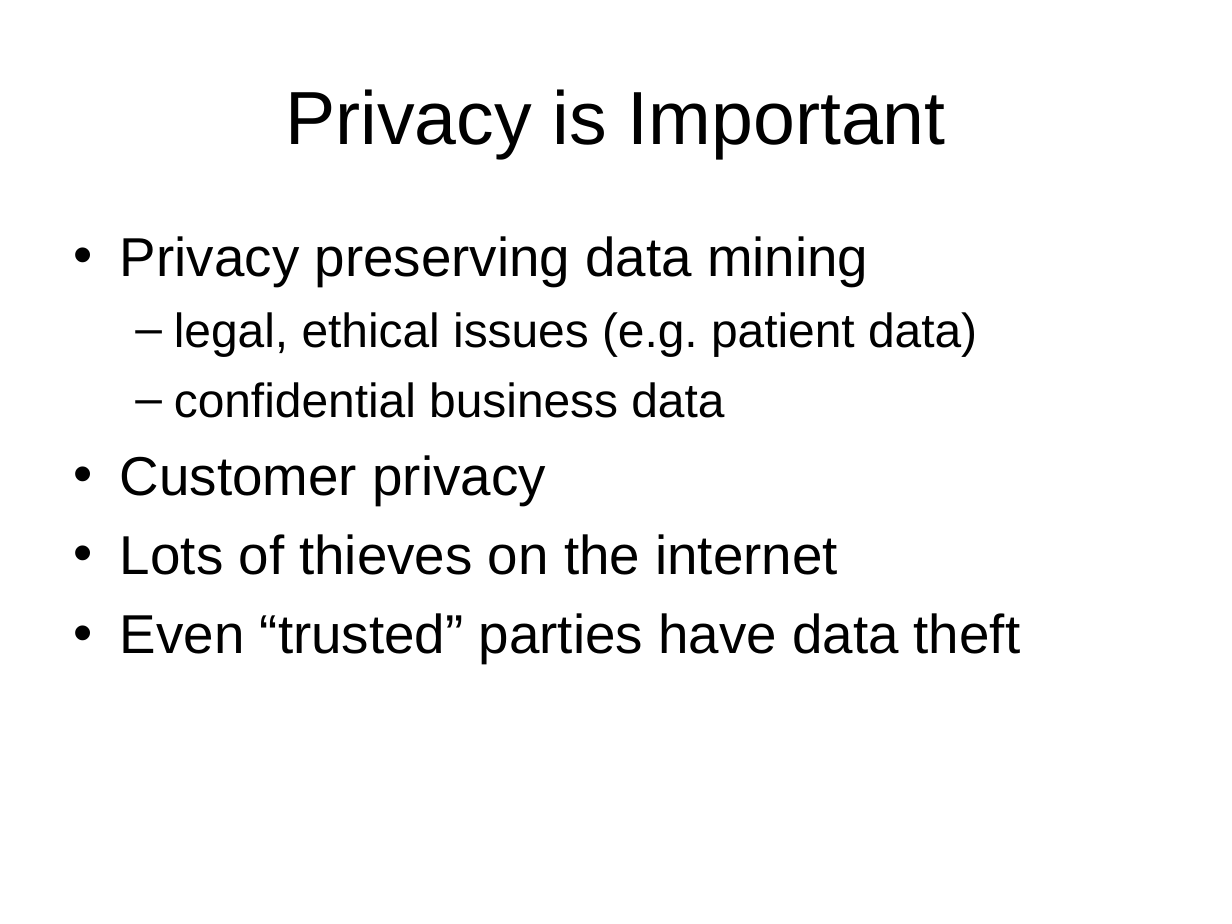
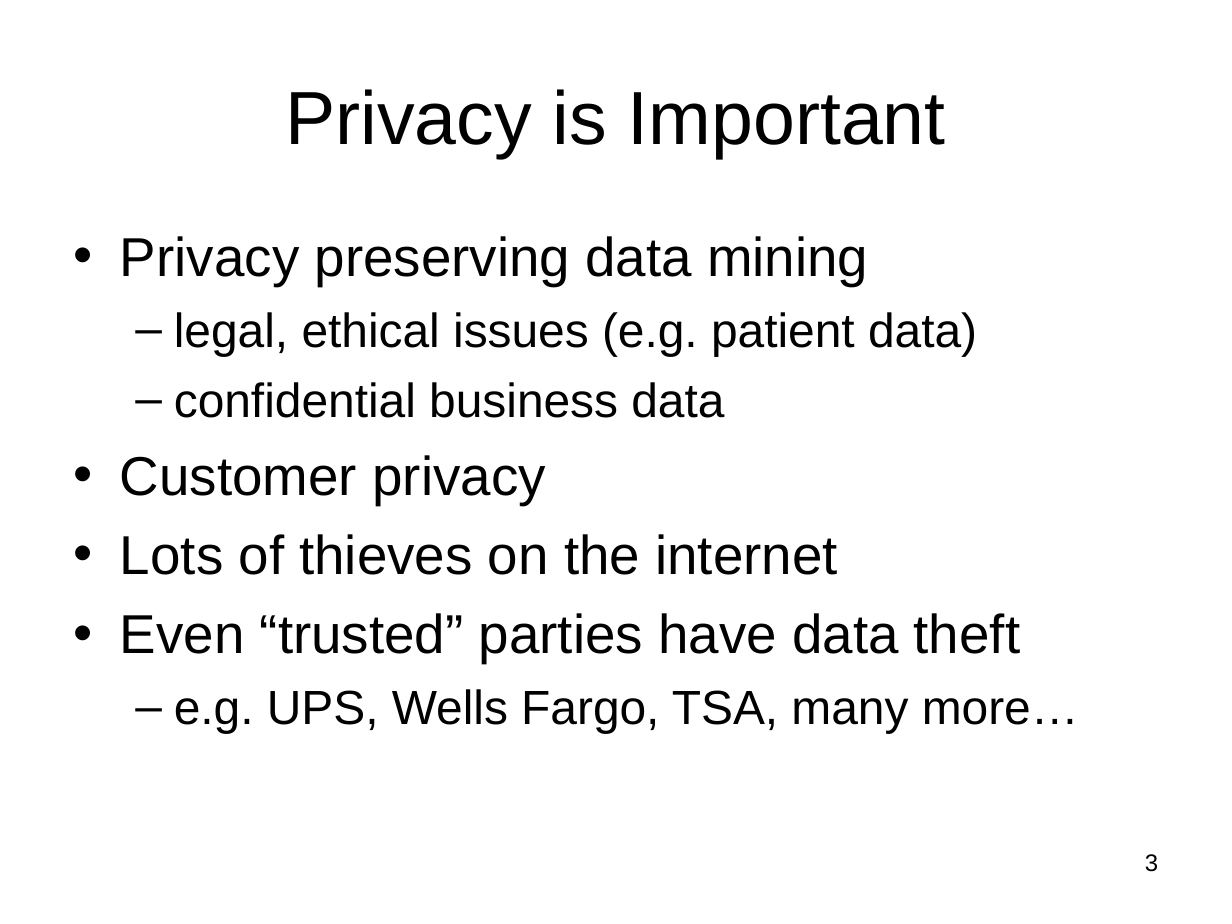
Before and after one commit to lpkruger/sfe-tools, a slide deck: slide 3 of prelim/Prelim-talk.ppt. Drawn at 1232x924 pixels with LibreOffice and Linux fonts; fonts in the diff are those of the drawing. Boxes give left, top, right and bottom in pixels: in the first picture for what was removed or moved away, otherwise in the second. Text is boxed around its words. In the diff, an @@ line names an element or a change of style, - is before the commit and + after.

Commit message:
fix typo and more work on slides

```diff
--- a/prelim/Prelim-talk.ppt
+++ b/prelim/Prelim-talk.ppt
@@ text at (174, 689, 1079, 733): paragraph added @@
+  – e.g. UPS, Wells Fargo, TSA, many more…
@@ page number added at (1145, 854, 1158, 872), 14 pt, text #000000 @@
+3
```
Also in this commit, not shown: 35 other slides changed, 17 slides added, 3 slides removed, 2 other files.
